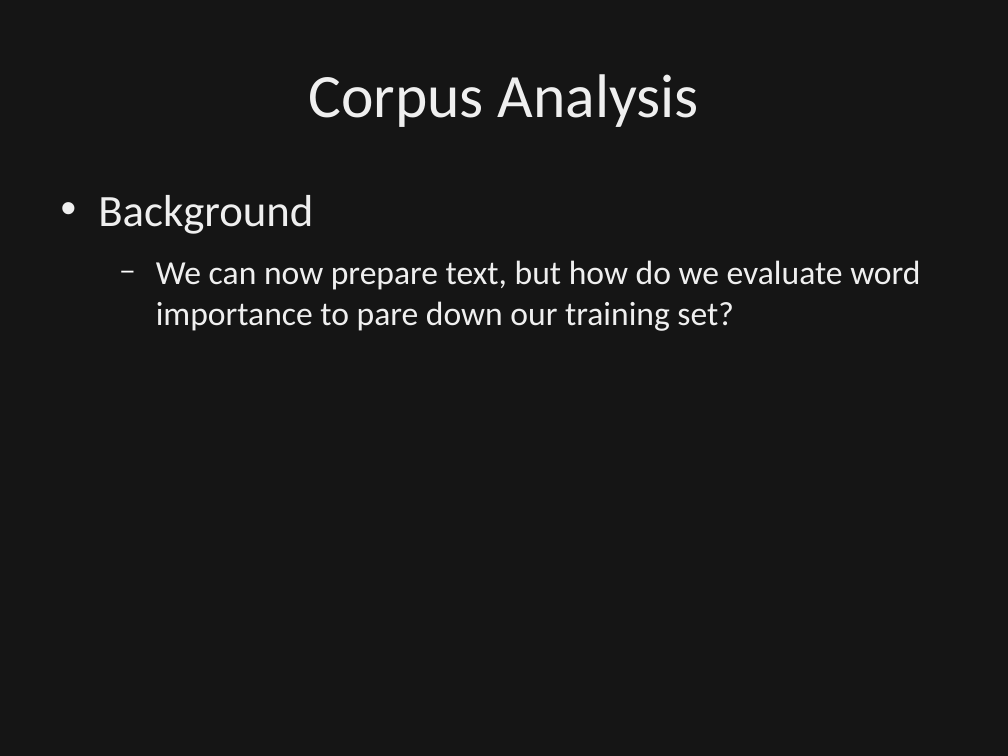
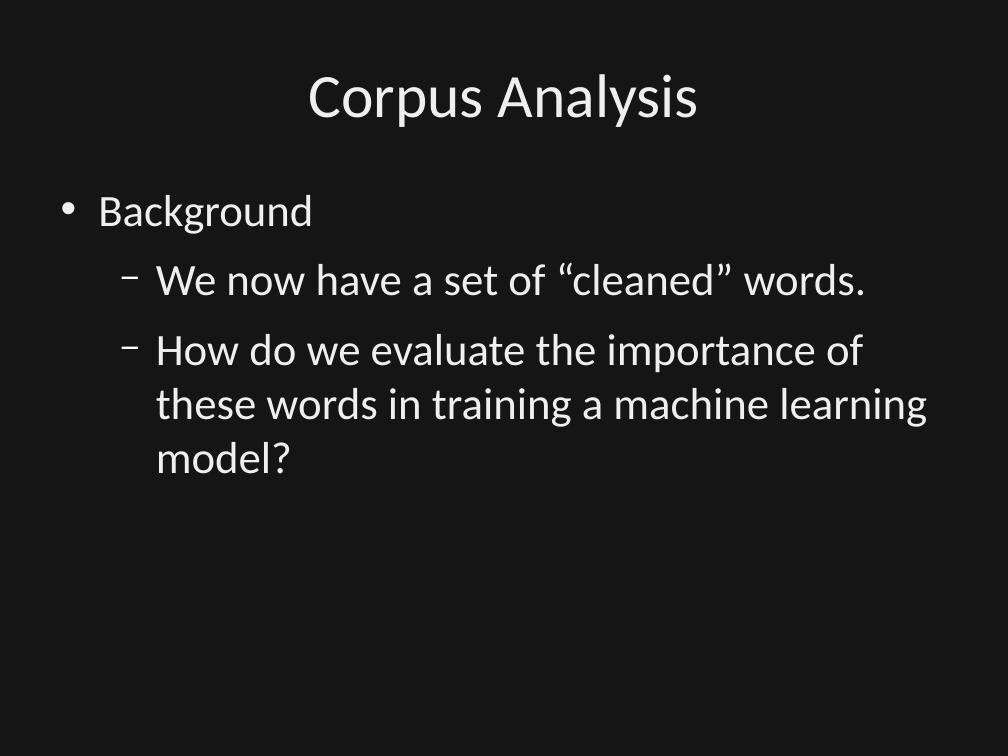
Before and after one commit to dbowmans46/PracticalProgramming, a slide deck: slide 50 of Session 7 - Python/Instructional Material/Session 7 - Python Brief Intro to NLP.odp. Drawn at 1008x756 pixels with LibreOffice and Linux fonts; fonts in the diff are those of the drawing; background and template pictures are left out; a plain dark background stands for a picture behind light text. Boxes give left, top, right and bottom in pixels: in the first picture for what was removed or moved away, otherwise in the second. Text is boxed around its words. In the diff, an @@ line names an element or a change of style, - is before the commit and + after.

Commit message:
Added layout for corpus analysis.  Added slides to clarify bag of words scoring, slides that describe Word2Vec, and slides that describe GloVe.  Noralized styling of slides and added references for word embedding.

```diff
--- a/Session 7 - Python/Instructional Material/Session 7 - Python Brief Intro to NLP.odp
+++ b/Session 7 - Python/Instructional Material/Session 7 - Python Brief Intro to NLP.odp
@@ text at [156,263,927,474]: text changed; size 24 to 32 pt @@
-  − We can now prepare text, but how do we evaluate word importance to pare down our training set?
+  − We now have a set of “cleaned” words.
+  − How do we evaluate the importance of these words in training a machine learning model?
```
Also in this commit, not shown: 8 other slides changed, 5 slides added, 1 other file.
